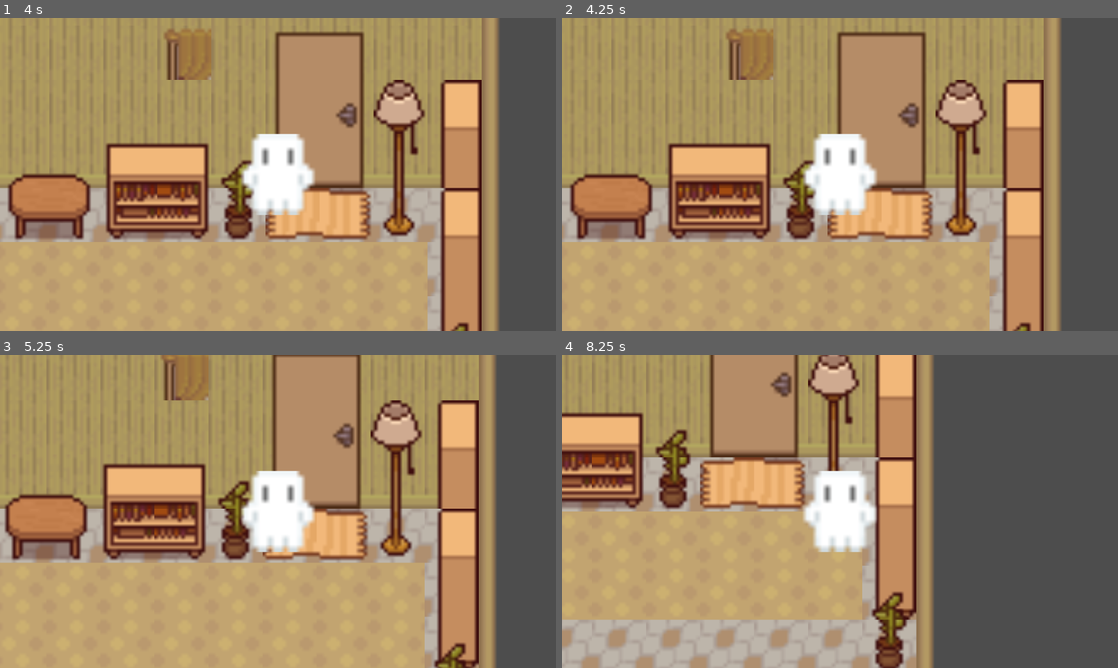
Above: before the commit, frames 1-4 (two rows, left to right).
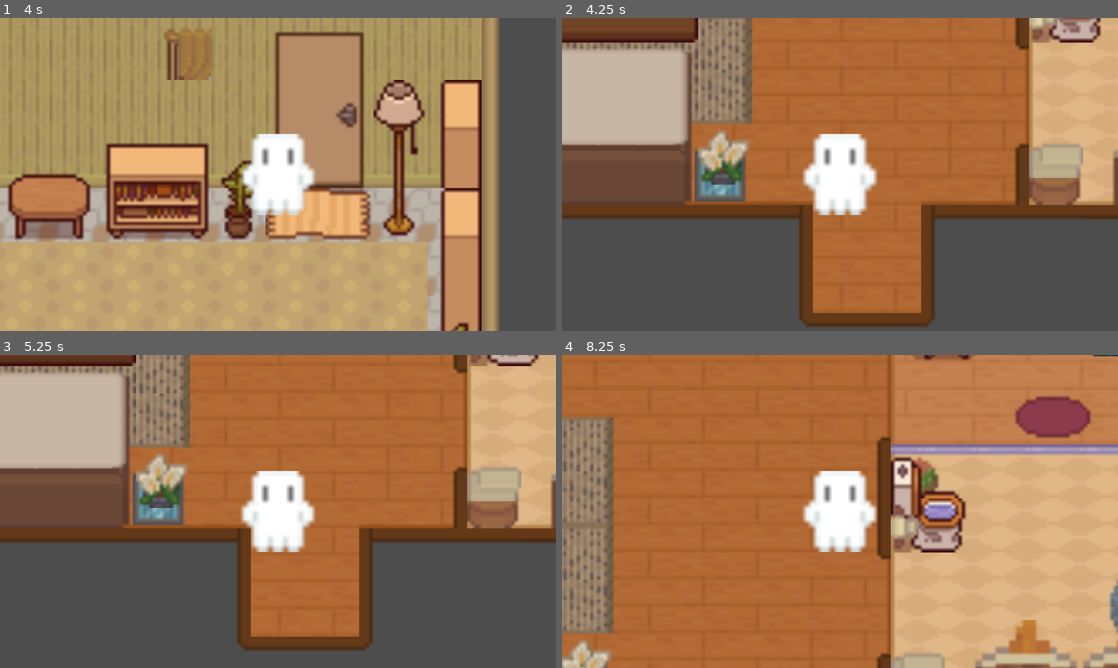
Above: after the commit, the same moments.

Repository: aryapsinha/mazehouse
Game: Godot game, scene res://scenes/hallway_4.tscn
Same seed, same stepped clock (60 frames per second), same inputs: the game is played once before the commit and once after it. This scene is started directly instead of the project's main scene.
Inputs:
- Up to frame 1 (4 s): tap Enter at 0.5 s; hold Right (right) 0.53-1.28 s; hold X (interact) 0.53-1.28 s; hold Down (down) 1.28-2.03 s; tap X (interact) at 1.35, 2.85 s; tap Space at 2 s; hold Right (right) 2.03-2.78 s; hold X (interact) 2.03-2.78 s; hold Up (up) 2.78-3.53 s; hold Left (left) from 3.53 s (still down); hold X (interact) from 3.53 s (still down)
- Up to frame 2 (4.25 s): keep holding Left (left); keep holding X (interact)
- Up to frame 3 (5.25 s): release X (interact) at 4.28 s; tap X (interact) at 4.35 s; tap Enter at 5 s; release Left (left) at 5.03 s; hold Down (down) from 5.03 s (still down); hold X (interact) from 5.03 s (still down)
- Up to frame 4 (8.25 s): tap Space at 5.75, 8 s; release Down (down) at 5.78 s; release X (interact) at 5.78 s; hold Right (right) 5.78-6.53 s; tap X (interact) at 5.85, 7.35 s; tap Enter at 6.5 s; hold Up (up) 6.53-7.28 s; hold X (interact) 6.53-7.28 s; hold Right (right) 7.28-8.03 s; hold Down (down) from 8.03 s (still down); hold X (interact) from 8.03 s (still down)

Frame 1 is identical in both runs. In frame 2, 90% of the frame differs, in the area x 0-100%, y 0-100%; in frame 3, 90%; in frame 4, 96%.

Commit message:
hallwaymaster

Diff:
--- a/scenes/hallway_4.tscn
+++ b/scenes/hallway_4.tscn
@@ -1,6 +1,6 @@
 [gd_scene load_steps=3 format=3 uid="uid://df21r6wwvp8r5"]
 
-[ext_resource type="TileSet" uid="uid://dhfro7c7op6u0" path="res://scenes/tileset.tres" id="1_netah"]
+[ext_resource type="TileSet" uid="uid://dhfro7c7op6u0" path="res://scenes/yytileset.tres" id="1_netah"]
 [ext_resource type="PackedScene" uid="uid://ci4jxr4grn1j0" path="res://scenes/transport.tscn" id="2_l17dg"]
 
 [node name="Hallway4" type="Node2D"]
@@ -23,7 +23,12 @@
 spawnin = Vector2(112, 284)
 
 [node name="transport2" parent="." instance=ExtResource("2_l17dg")]
-position = Vector2(143, 163)
+position = Vector2(144, 160)
 rotation = 1.5708
 dest_scene = "angsty"
 spawnin = Vector2(236, 112)
+
+[node name="transport3" parent="." instance=ExtResource("2_l17dg")]
+position = Vector2(143, 63)
+dest_scene = "masterbedroom"
+spawnin = Vector2(144, 248)
